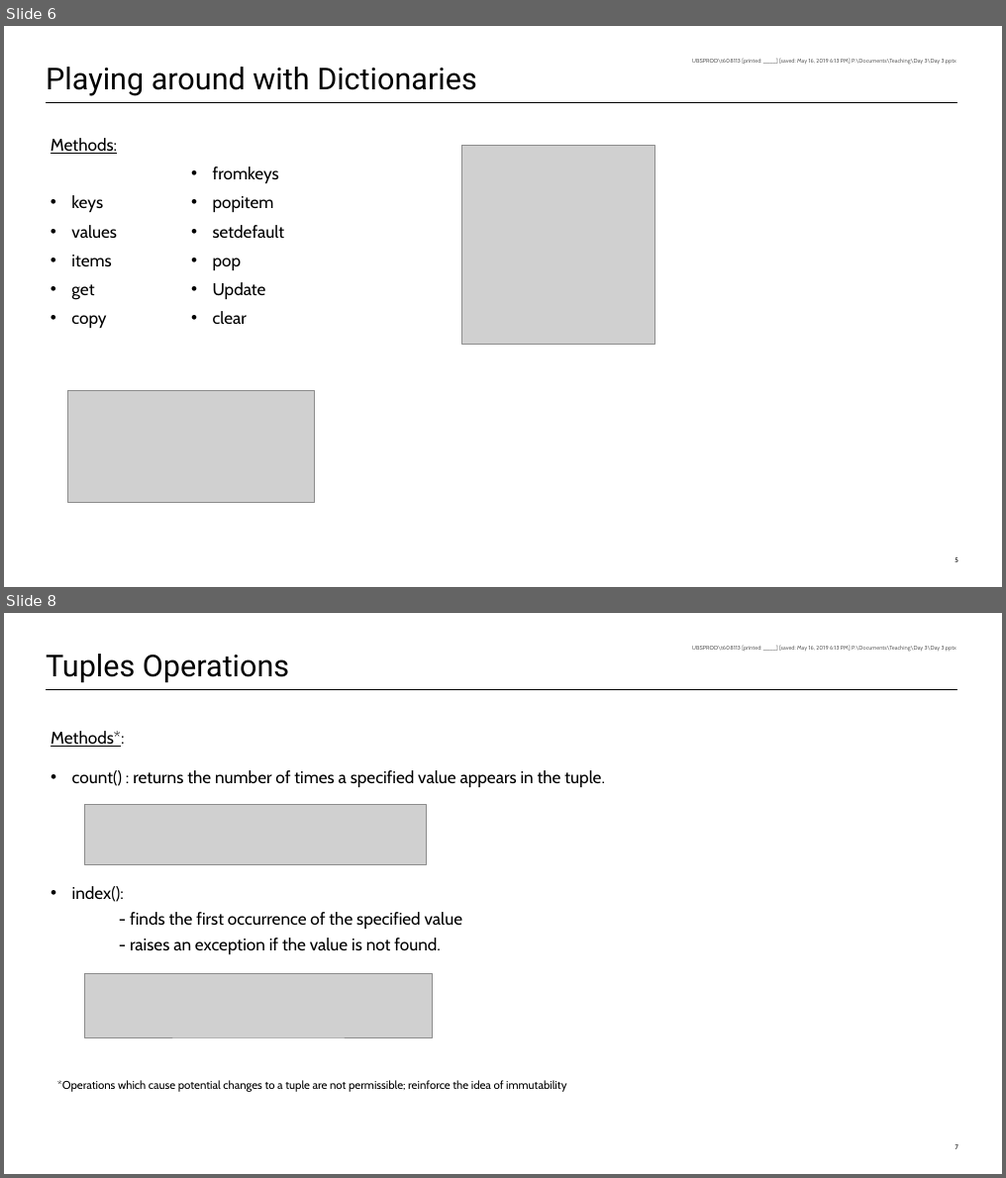
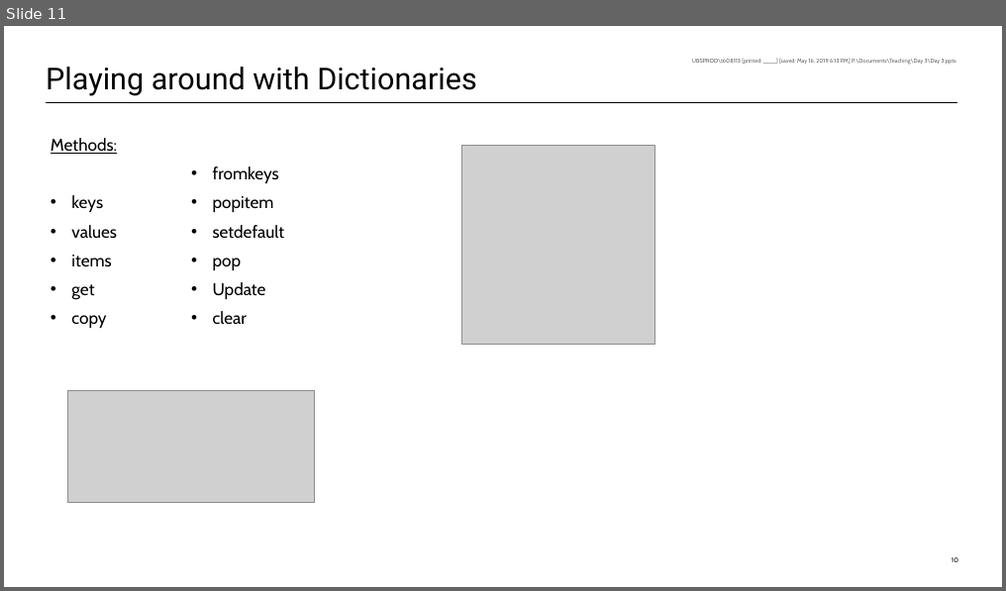
Before and after one commit to mazhewitt/python-training, a slide deck: Day 4/Day 4.pptx. Shown one above the other, each under a label of ours: slides 6 and 8 before the commit, slide 11 after it; the slides between them are not shown. The pictures are 1006x1178 and 1006x591 pixels, drawn with LibreOffice and Linux fonts; fonts in the diff are those of the drawing; grey boxes stand for pictures; background and template pictures are left out. Boxes give left, top, right and bottom in pixels: in the first picture for what was removed or moved away, otherwise in the second. Text is boxed around its words. In the diff, an @@ line names an element or a change of style, - is before the commit and + after.

```diff
--- a/Day 4/Day 4.pptx
+++ b/Day 4/Day 4.pptx
@@ slide 8 removed at (4, 613, 1002, 1174), background #FFFFFF; not listed: 3 template elements that a slide beside it also shows @@
@@ title removed at (46, 654, 289, 683) @@
-Tuples Operations
@@ text removed at (51, 731, 605, 955) @@
-Methods*:
-• count() : returns the number of times a specified value appears in the tuple.
-• index():
-- finds the first occurrence of the specified value
-- raises an exception if the value is not found.
@@ picture removed at (85, 804, 426, 865) @@
@@ picture removed at (85, 974, 432, 1039) @@
@@ text removed at (57, 1080, 566, 1092) @@
-*Operations which cause potential changes to a tuple are not permissible; reinforce the idea of immutability
@@ what was slide 6 is now slide 11 @@
@@ page number at (951, 558, 958, 563): text changed @@
-5
+10
```
Also in this commit, not shown: 2 slides changed, 6 slides added, 1 other slide removed.
